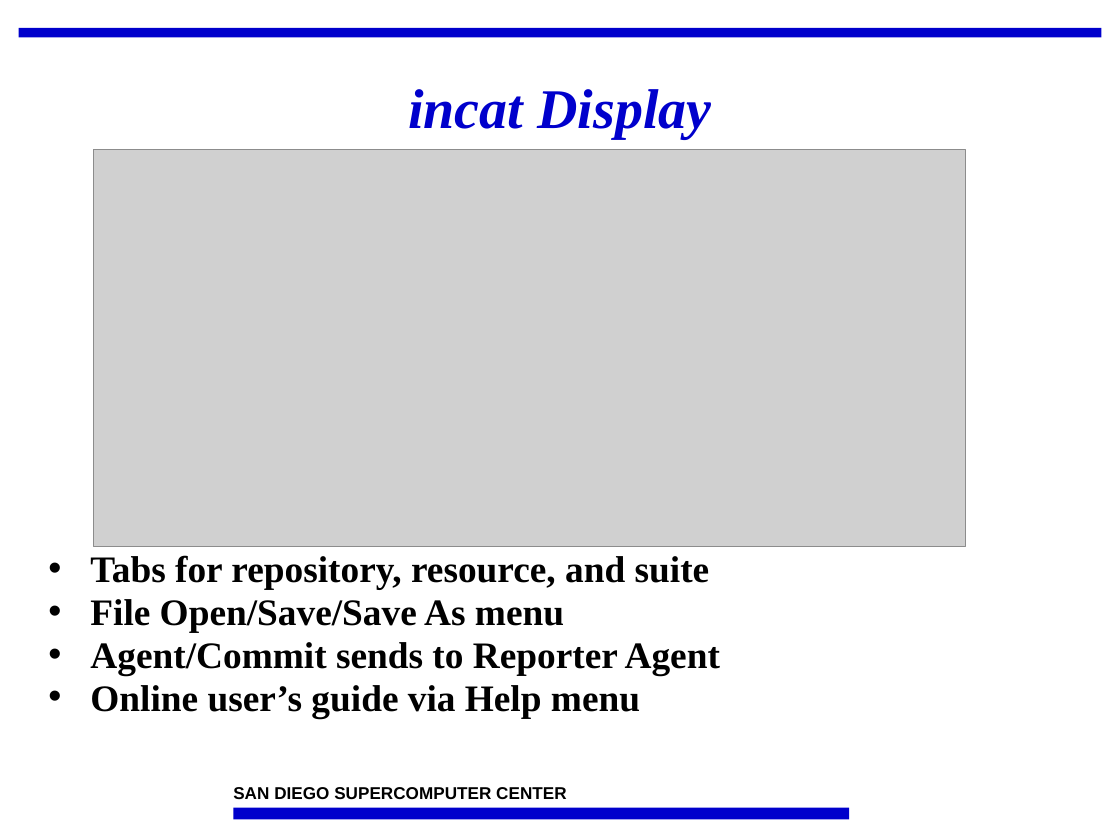
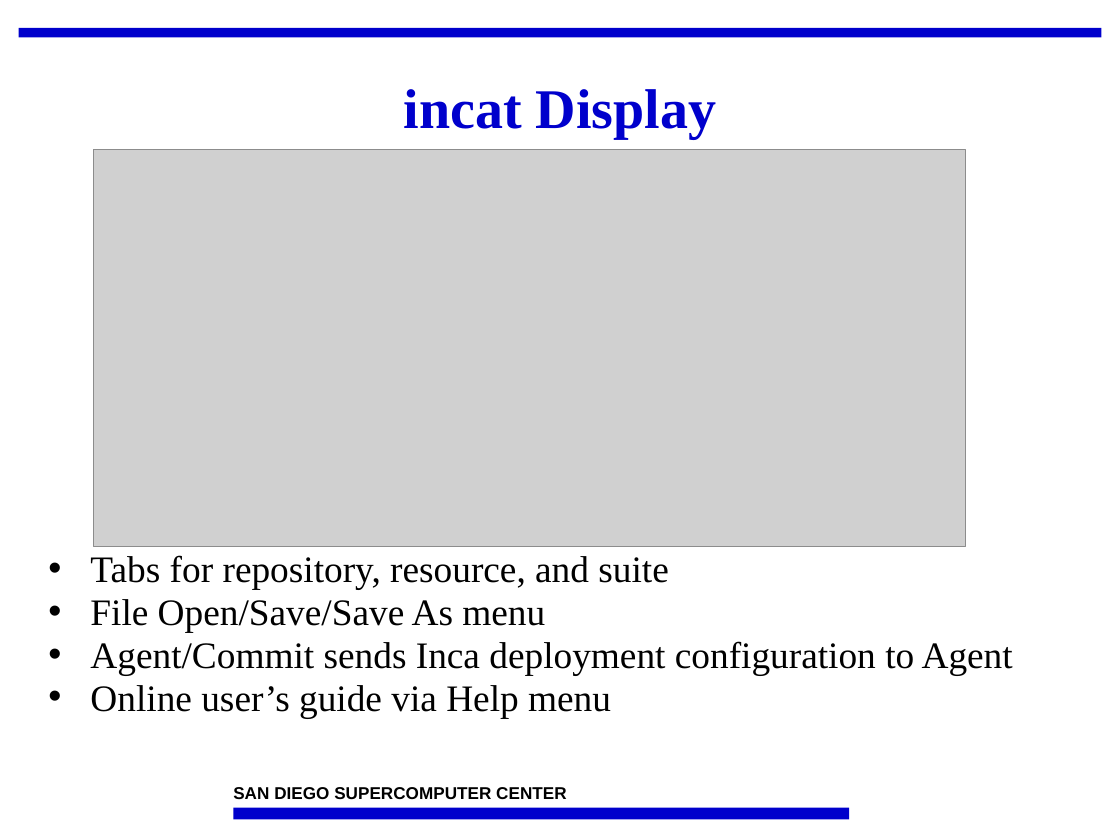
Before and after one commit to IncaProject/inca-xsede, a slide deck: slide 5 of talks/2008workshop/incat.ppt. Drawn at 1120x840 pixels with LibreOffice and Linux fonts; fonts in the diff are those of the drawing; grey boxes stand for pictures; background and template pictures are left out. Boxes give left, top, right and bottom in pixels: in the first picture for what was removed or moved away, otherwise in the second. Text is boxed around its words. In the diff, an @@ line names an element or a change of style, - is before the commit and + after.

```diff
--- a/talks/2008workshop/incat.ppt
+++ b/talks/2008workshop/incat.ppt
@@ title "incat Display" at (404,89,716,139): italic off @@
@@ text at (90,555,668,719): bold off in "Tabs for repository, resource, and suite", "File Open/Save/Save As menu", "Online user’s guide via Help menu" @@
@@ text at (90,641,1013,676): text changed; bold off @@
-• Agent/Commit sends to Reporter Agent
+• Agent/Commit sends Inca deployment configuration to Agent
```
Also in this commit, not shown: 17 other slides changed, 1 slide added.
